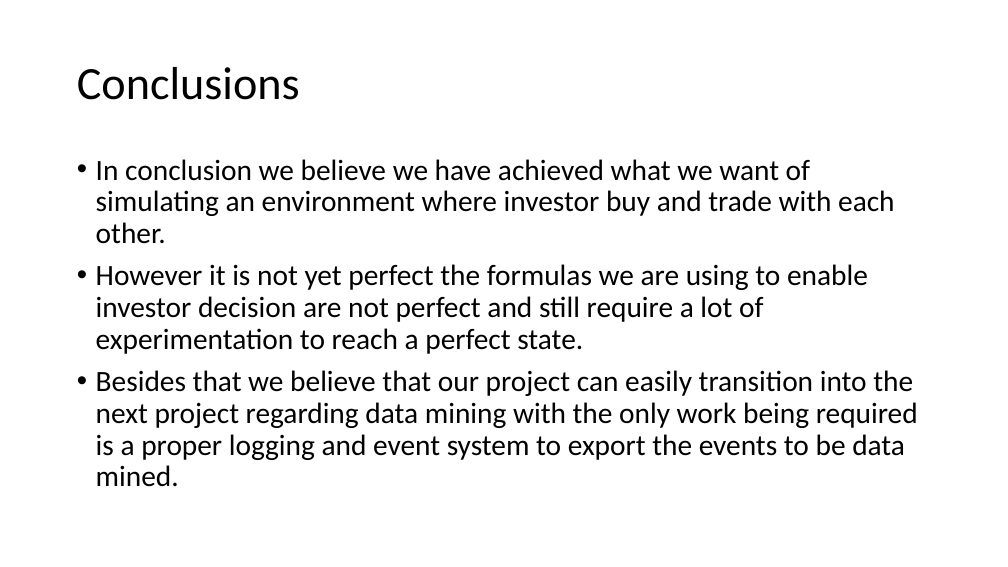
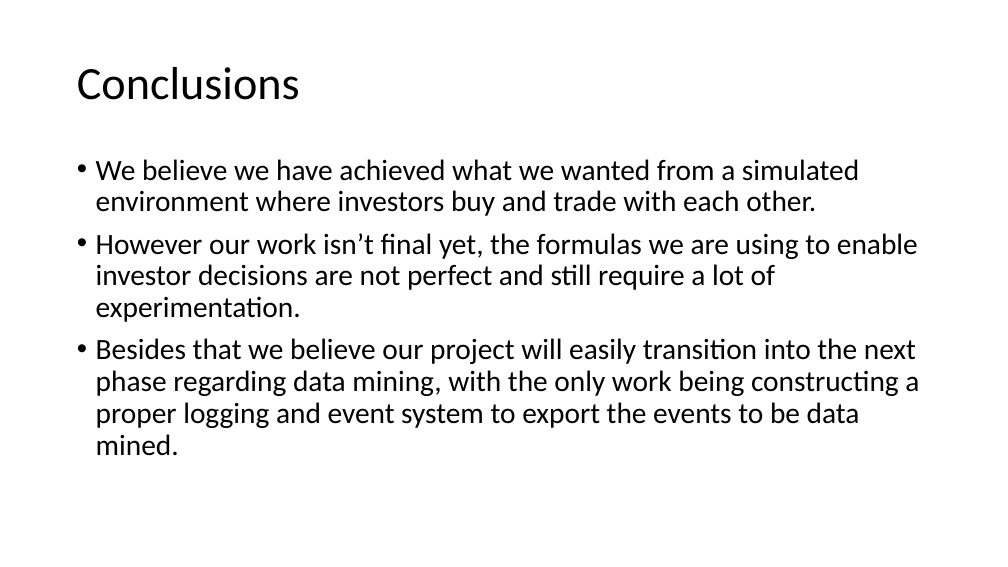
Before and after one commit to Antypurus/AIAD, a slide deck: slide 10 of docs/Presentation1.pptx. Drawn at 1008x567 pixels with LibreOffice and Linux fonts; fonts in the diff are those of the drawing. Boxes give left, top, right and bottom in pixels: in the first picture for what was removed or moved away, otherwise in the second. Text is boxed around its words. In the diff, an @@ line names an element or a change of style, - is before the commit and + after.

```diff
--- a/docs/Presentation1.pptx
+++ b/docs/Presentation1.pptx
@@ text at (96,159,919,456): text changed @@
-• In conclusion we believe we have achieved what we want of simulating an environment where investor buy and trade with each other.
-• However it is not yet perfect the formulas we are using to enable investor decision are not perfect and still require a lot of experimentation to reach a perfect state.
-• Besides that we believe that our project can easily transition into the next project regarding data mining with the only work being required is a proper logging and event system to export the events to be data mined.
+• We believe we have achieved what we wanted from a simulated environment where investors buy and trade with each other.
+• However our work isn’t final yet, the formulas we are using to enable investor decisions are not perfect and still require a lot of experimentation.
+• Besides that we believe our project will easily transition into the next phase regarding data mining, with the only work being constructing a proper logging and event system to export the events to be data mined.
```
Also in this commit, not shown: 5 other slides changed.
